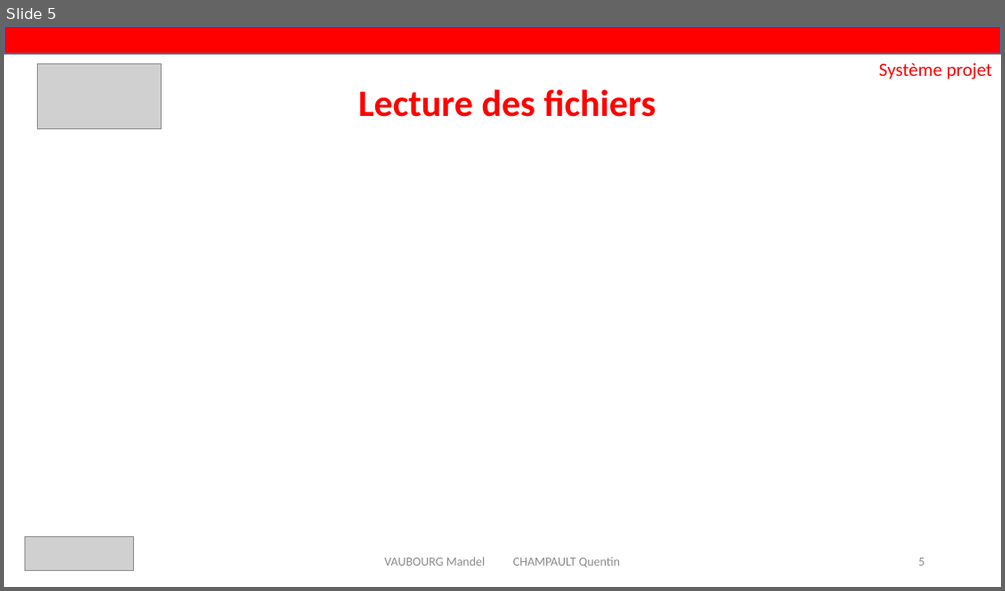
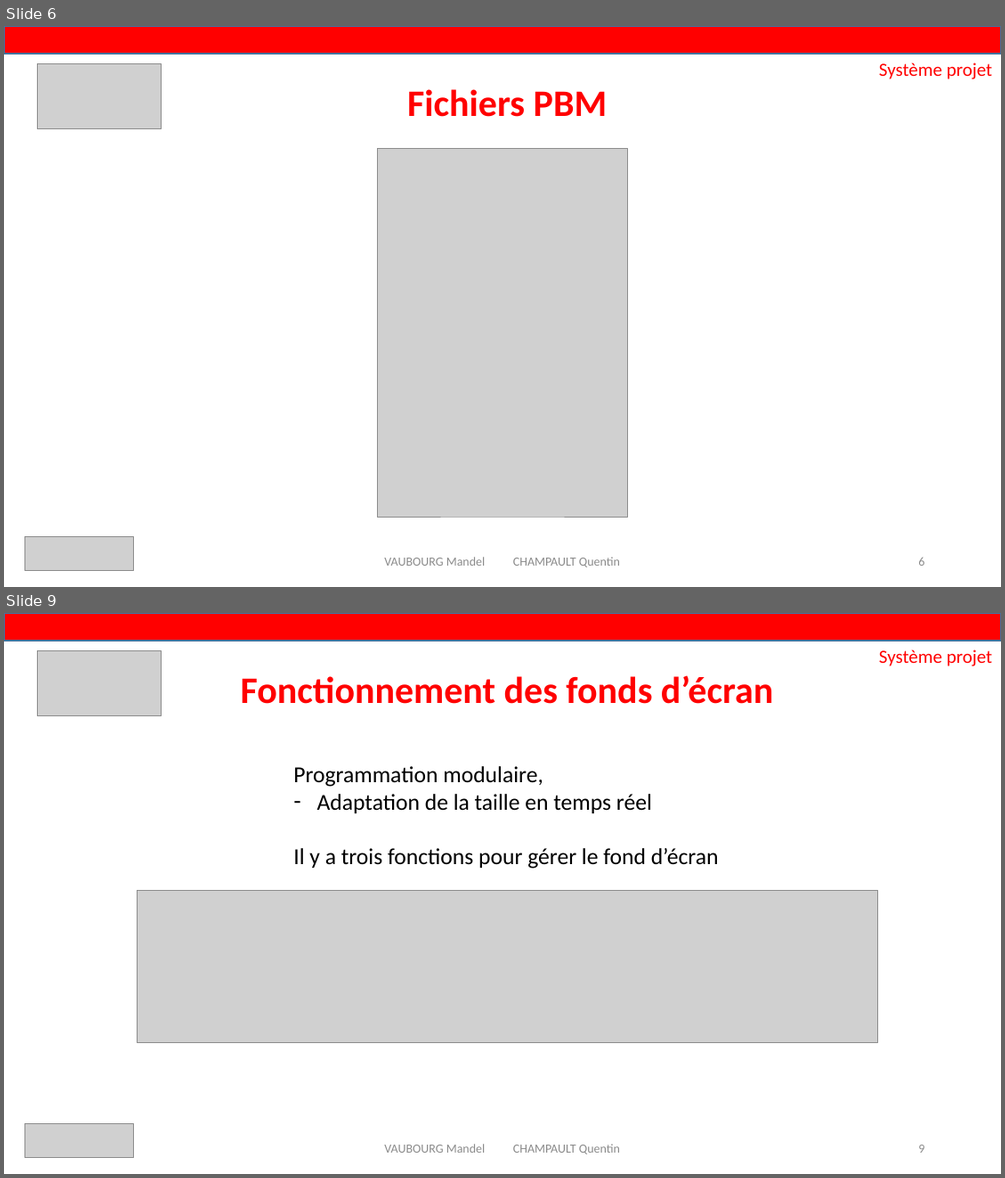
Before and after one commit to Akitoshi02/ExiaScreen, a slide deck: Rapport de fin + Powerpoint/exia.pptx. Shown one above the other, each under a label of ours: slide 5 before the commit, slides 6 and 9 after it; the slides between them are not shown. The pictures are 1005x591 and 1005x1178 pixels, drawn with LibreOffice and Linux fonts; fonts in the diff are those of the drawing; grey boxes stand for pictures. Boxes give left, top, right and bottom in pixels: in the first picture for what was removed or moved away, otherwise in the second. Text is boxed around its words. In the diff, an @@ line names an element or a change of style, - is before the commit and + after.

```diff
--- a/Rapport de fin + Powerpoint/exia.pptx
+++ b/Rapport de fin + Powerpoint/exia.pptx
@@ slide 9 added at (4,613,1001,1174), background #FFFFFF @@
@@ rectangle added at (4,613,1001,641), fill #FF0000, outline #43739E 1 pt @@
@@ picture added at (37,651,161,715) @@
@@ text added at (879,649,992,666), 18 pt, text #FF0000 @@
+Système projet
@@ title added at (241,675,773,704), 36 pt, text #FF0000, bold @@
+Fonctionnement des fonds d’écran
@@ text added at (293,766,719,868), 22 pt, text #000000 @@
+Programmation modulaire,
+– Adaptation de la taille en temps réel
+Il y a trois fonctions pour gérer le fond d’écran
@@ picture added at (138,890,878,1041) @@
@@ picture added at (25,1124,133,1158) @@
@@ text added at (384,1143,620,1154), 12 pt, text #8C8C8C @@
+VAUBOURG Mandel CHAMPAULT Quentin
@@ page number added at (918,1144,924,1152), 12 pt, text #8C8C8C @@
+9
@@ what was slide 5 is now slide 6 @@
@@ slide 6 changed as well @@
@@ title at (407,89,607,117): text changed @@
-Lecture des fichiers
+Fichiers PBM
@@ picture added at (378,149,628,516) @@
```
Also in this commit, not shown: 5 other slides changed, 11 other slides added.
